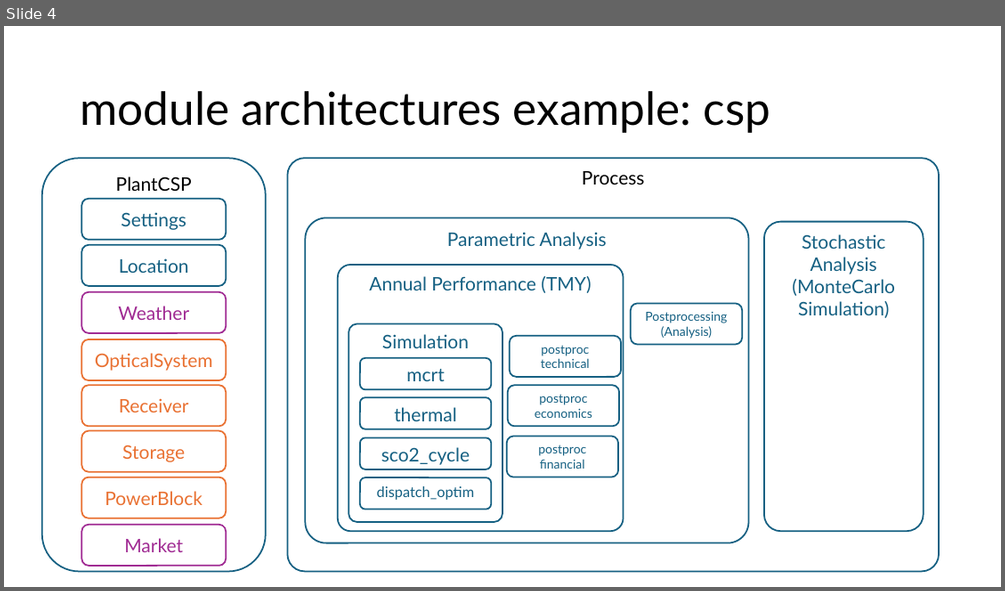
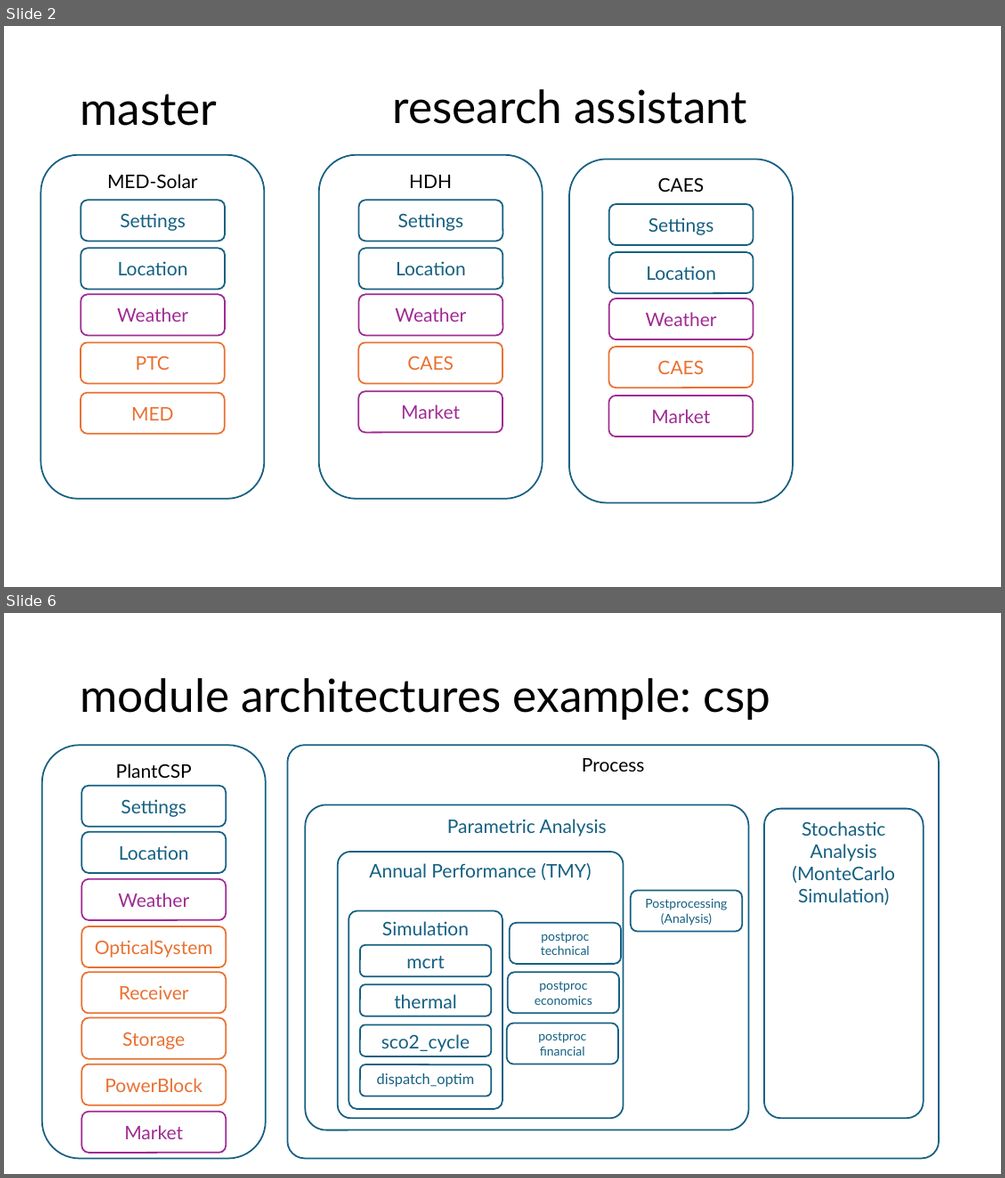
Before and after one commit to DavidSaldivia/antupy, a slide deck: tuts/prezzo/antupy_diagram.pptx. Shown one above the other, each under a label of ours: slide 4 before the commit, slides 2 and 6 after it; the slides between them are not shown. The pictures are 1005x591 and 1005x1178 pixels, drawn with LibreOffice and Linux fonts; fonts in the diff are those of the drawing. Boxes give left, top, right and bottom in pixels: in the first picture for what was removed or moved away, otherwise in the second. Text is boxed around its words. In the diff, an @@ line names an element or a change of style, - is before the commit and + after.

```diff
--- a/tuts/prezzo/antupy_diagram.pptx
+++ b/tuts/prezzo/antupy_diagram.pptx
@@ slide 2 added at bbox=[4, 26, 1001, 587], background #FFFFFF @@
@@ title added at bbox=[80, 94, 217, 126], 44 pt, text #000000 @@
+master
@@ text added at bbox=[393, 89, 747, 124], 44 pt, text #000000 @@
+research assistant
@@ group added at bbox=[40, 155, 264, 499]: 6 rounded rectangles @@
+MED-Solar
+Settings
+Location
+PTC
+MED
+Weather
@@ group added at bbox=[319, 155, 542, 499]: 6 rounded rectangles @@
+HDH
+Settings
+Location
+CAES
+Market
+Weather
@@ group added at bbox=[569, 160, 793, 503]: 6 rounded rectangles @@
+CAES
+Settings
+Location
+CAES
+Market
+Weather
@@ what was slide 4 is now slide 6 @@
```
Also in this commit, not shown: 3 slides changed, 2 other slides added, 1 slide removed, 5 other files.
